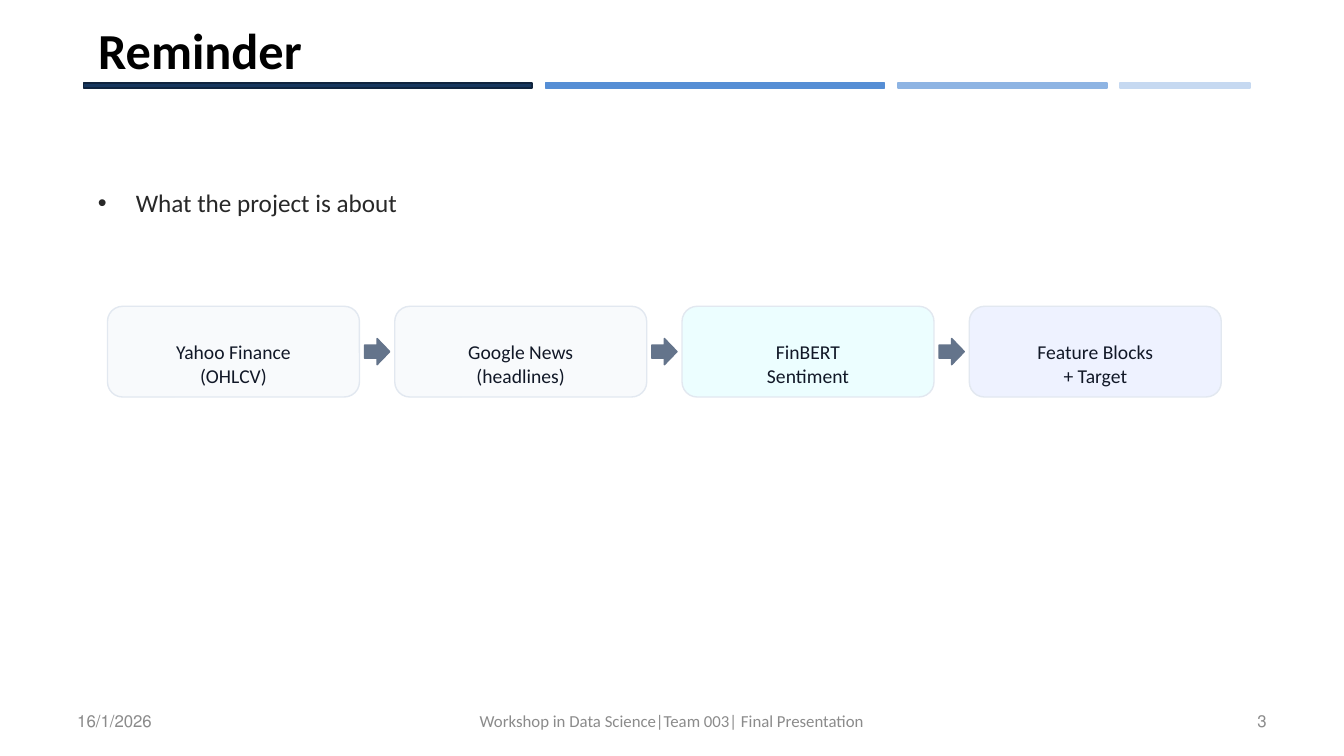
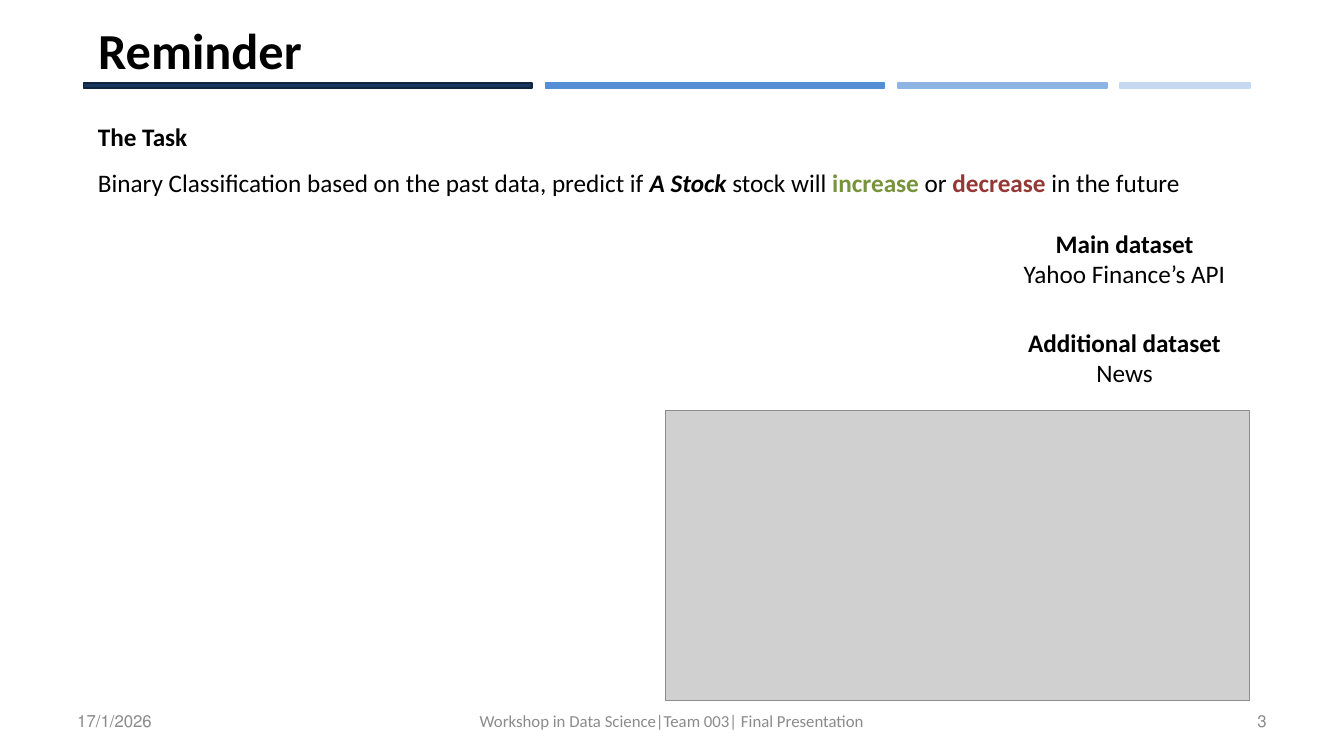
Before and after one commit to itaymutzafi/data-science-project, a slide deck: slide 3 of literature/Final_Presentation/Final_Presentation.pptx. Drawn at 1344x756 pixels with LibreOffice and Linux fonts; fonts in the diff are those of the drawing; grey boxes stand for pictures; background and template pictures are left out. Boxes give left, top, right and bottom in pixels: in the first picture for what was removed or moved away, otherwise in the second. Text is boxed around its words. In the diff, an @@ line names an element or a change of style, - is before the commit and + after.

```diff
--- a/literature/Final_Presentation/Final_Presentation.pptx
+++ b/literature/Final_Presentation/Final_Presentation.pptx
@@ text added at [98,128,1180,196], 18 pt, text #000000 @@
+The Task
+Binary Classification based on the past data, predict if A Stock stock will increase or decrease in the future
@@ text removed at [136,194,397,217] @@
-• What the project is about
@@ text added at [1024,235,1225,284], 18 pt, text #000000 @@
+Main dataset
+Yahoo Finance’s API
@@ rounded rectangle removed at [108,307,360,397] @@
@@ rounded rectangle removed at [395,307,647,397] @@
@@ rounded rectangle removed at [683,307,935,397] @@
@@ rounded rectangle removed at [970,307,1222,397] @@
@@ text removed at [176,345,291,386] @@
-Yahoo Finance
-(OHLCV)
@@ right arrow removed at [365,339,390,365] @@
@@ text removed at [468,345,573,386] @@
-Google News
-(headlines)
@@ right arrow removed at [652,339,678,365] @@
@@ text removed at [767,345,849,383] @@
-FinBERT
-Sentiment
@@ right arrow removed at [940,339,965,365] @@
@@ text added at [1028,334,1221,383], 18 pt, text #000000, bold @@
+Additional dataset
+News
@@ text removed at [1037,345,1153,387] @@
-Feature Blocks
-+ Target
@@ picture added at [666,411,1250,701] @@
@@ text at [77,715,152,728]: text changed @@
-16/1/2026
+17/1/2026
```
Also in this commit, not shown: 13 other slides changed, 2 slides added, 5 other files.
